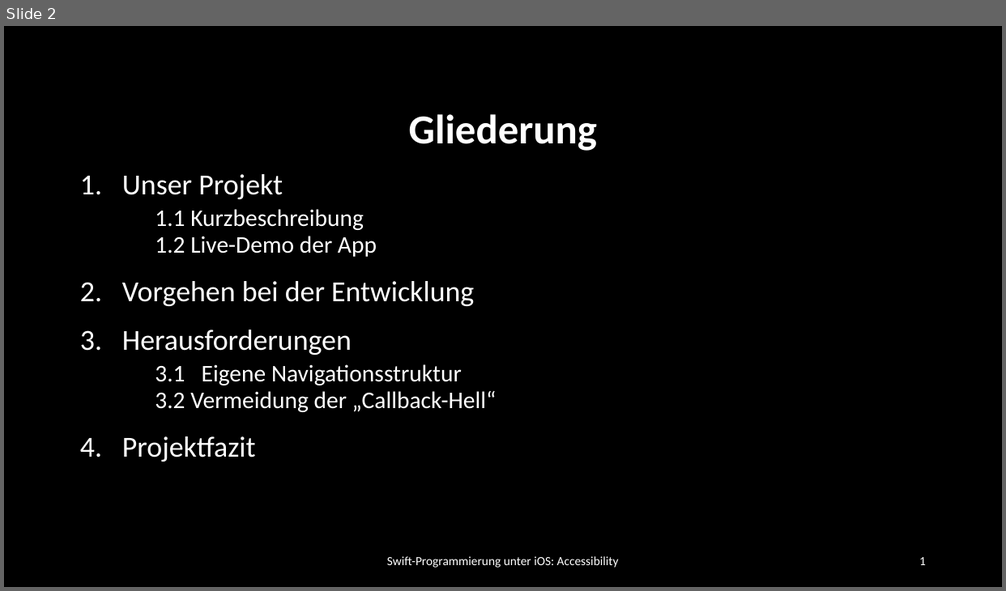
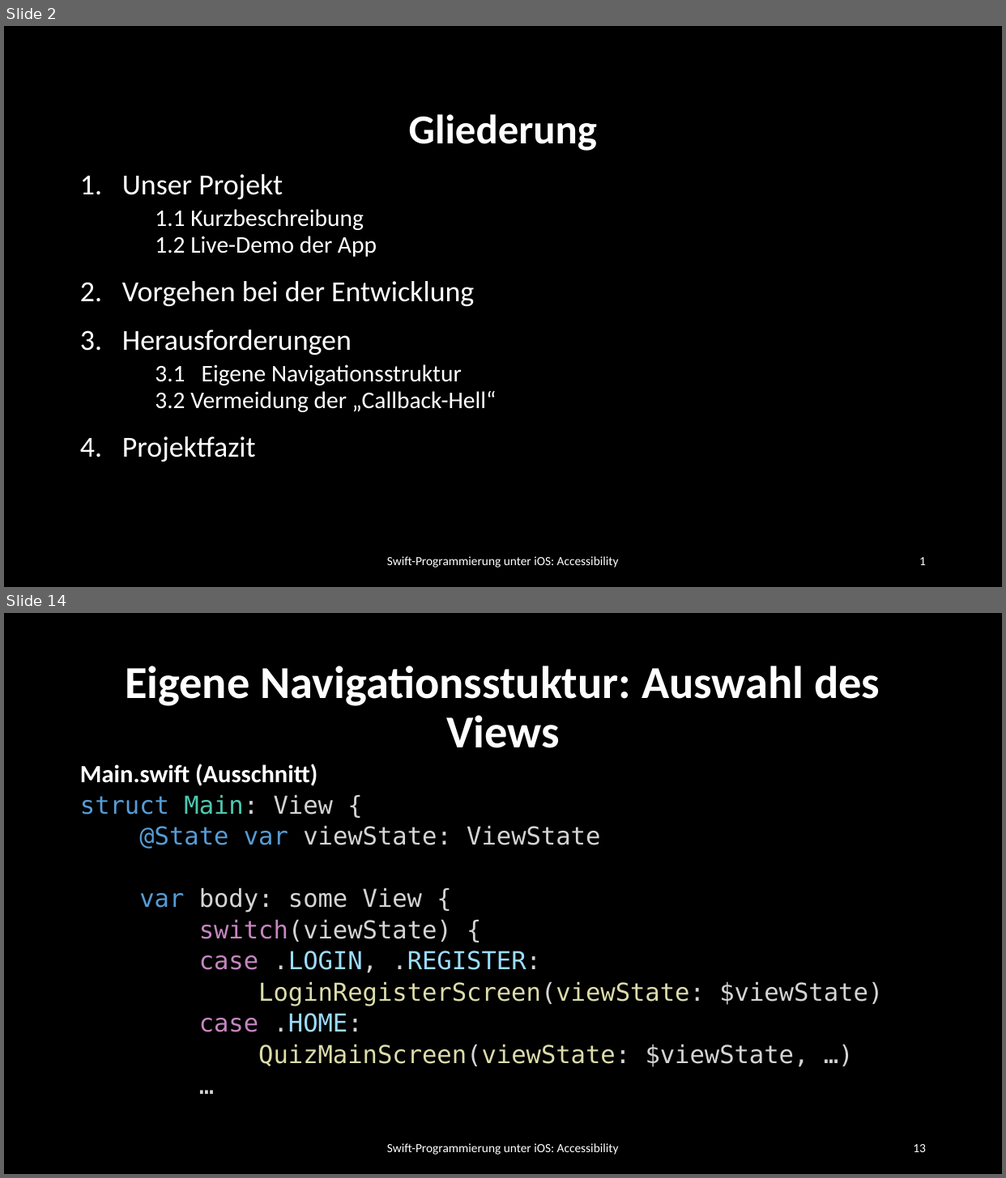
Before and after one commit to dspengler99/Quiz-With-Me, a slide deck: Präsentation/Quiz With Me.pptx. Shown one above the other, each under a label of ours: slide 2 before the commit, slides 2 and 14 after it; the slides between them are not shown. The pictures are 1006x591 and 1006x1178 pixels, drawn with LibreOffice and Linux fonts; fonts in the diff are those of the drawing; background and template pictures are left out. Boxes give left, top, right and bottom in pixels: in the first picture for what was removed or moved away, otherwise in the second. Text is boxed around its words. In the diff, an @@ line names an element or a change of style, - is before the commit and + after.

```diff
--- a/Präsentation/Quiz With Me.pptx
+++ b/Präsentation/Quiz With Me.pptx
@@ slide 14 added at (4, 613, 1002, 1174), background #000000 @@
@@ title added at (125, 666, 880, 748), 44 pt, text #FFFFFF, bold @@
+Eigene Navigationsstuktur: Auswahl des Views
@@ text added at (80, 764, 883, 1067), 23.8 pt, text #D4D4D4 @@
+Main.swift (Ausschnitt)
+struct Main: View {
+@State var viewState: ViewState
+var body: some View {
+switch(viewState) {
+case .LOGIN, .REGISTER:
+LoginRegisterScreen(viewState: $viewState)
+case .HOME:
+QuizMainScreen(viewState: $viewState, …)
+…
@@ text added at (387, 1144, 619, 1155), 12 pt, text #FFFFFF @@
+Swift-Programmierung unter iOS: Accessibility
@@ page number added at (913, 1144, 926, 1152), 12 pt, text #FFFFFF @@
+13
```
Also in this commit, not shown: 18 other slides added, 2 other files.
